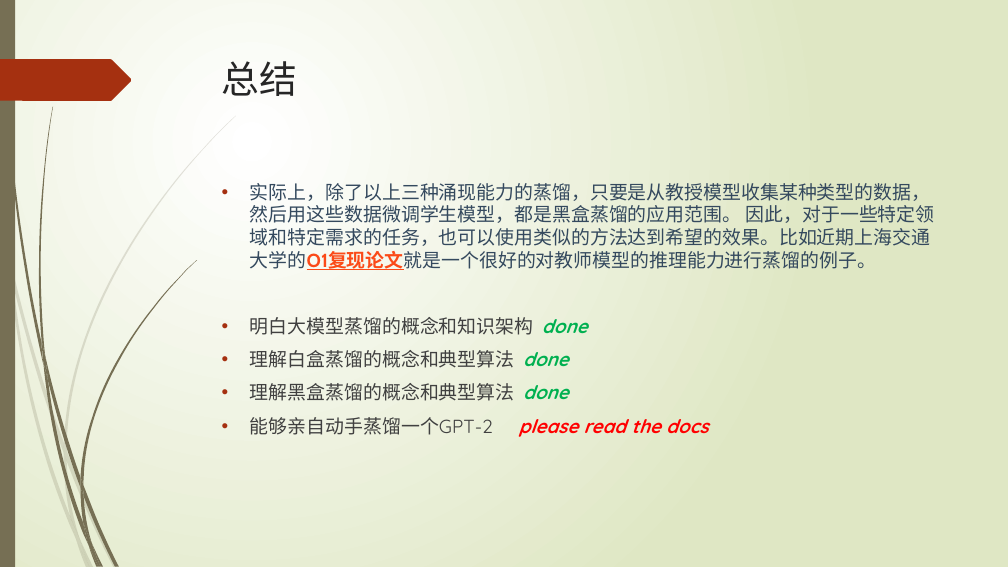
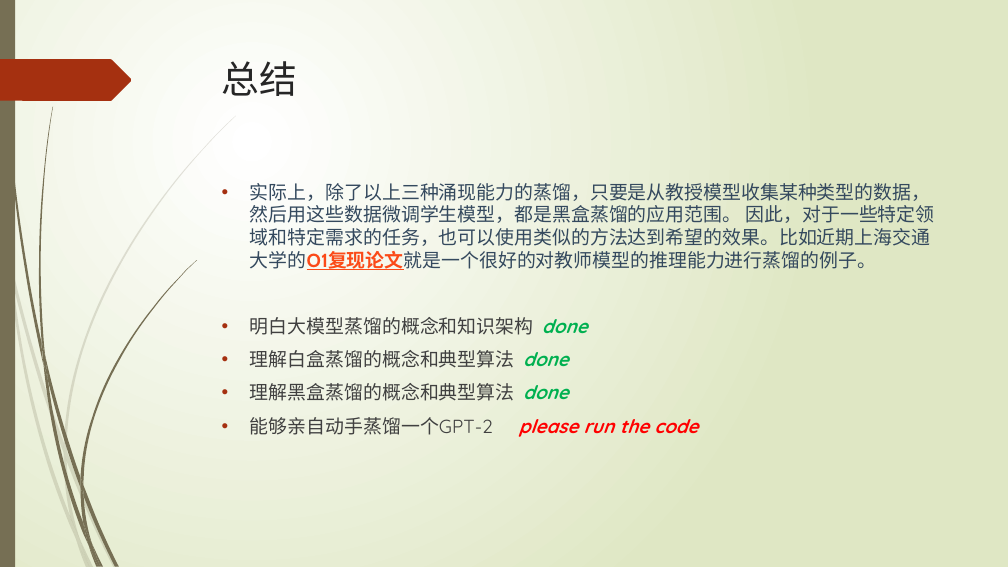
Before and after one commit to datawhalechina/llm-deploy, a slide deck: slide 19 of PPT/distillation.pptx (slide 15 before the commit). Drawn at 1008x567 pixels with LibreOffice and Linux fonts; fonts in the diff are those of the drawing. Boxes give left, top, right and bottom in pixels: in the first picture for what was removed or moved away, otherwise in the second. Text is boxed around its words. In the diff, an @@ line names an element or a change of style, - is before the commit and + after.

```diff
--- a/PPT/distillation.pptx
+++ b/PPT/distillation.pptx
@@ text at (250,417,698,437): text changed @@
-• 能够亲自动手蒸馏一个GPT-2 please read the docs
+• 能够亲自动手蒸馏一个GPT-2 please run the code
```
Also in this commit, not shown: 4 other slides changed, 4 slides added, 1 other file.
